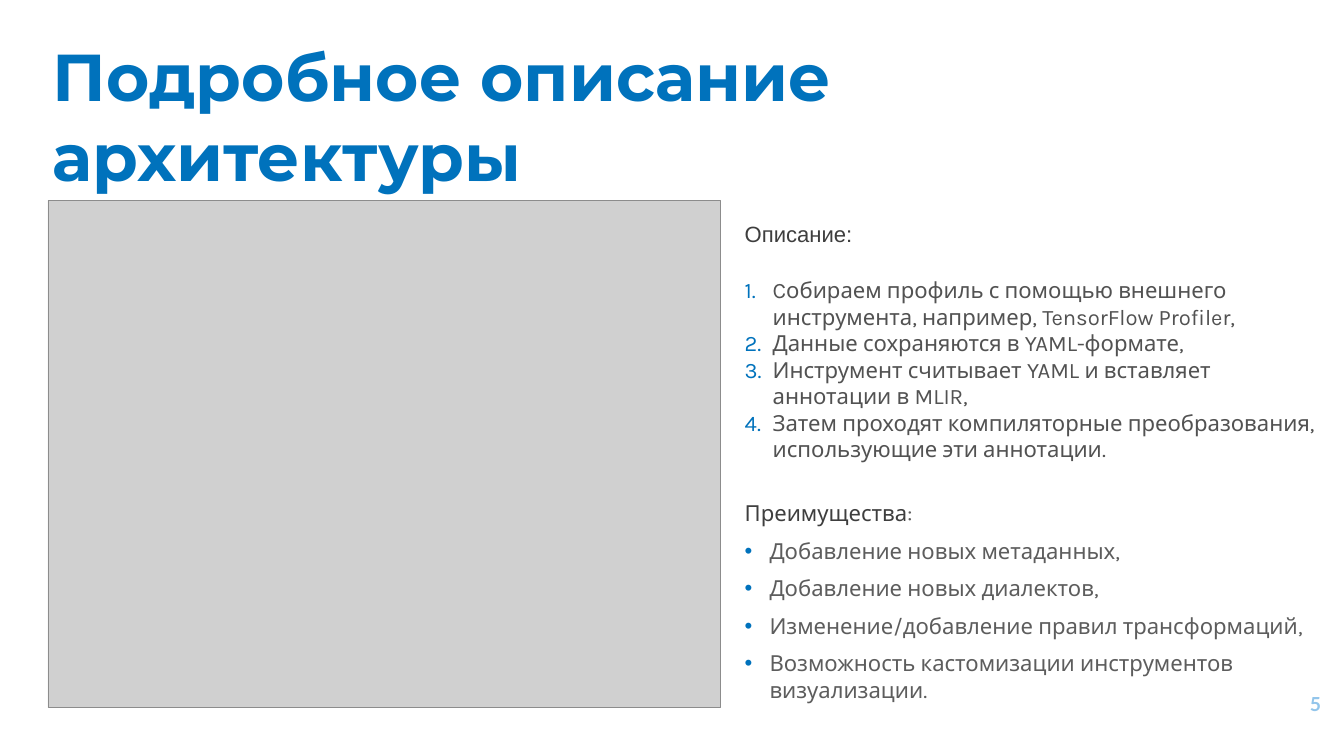
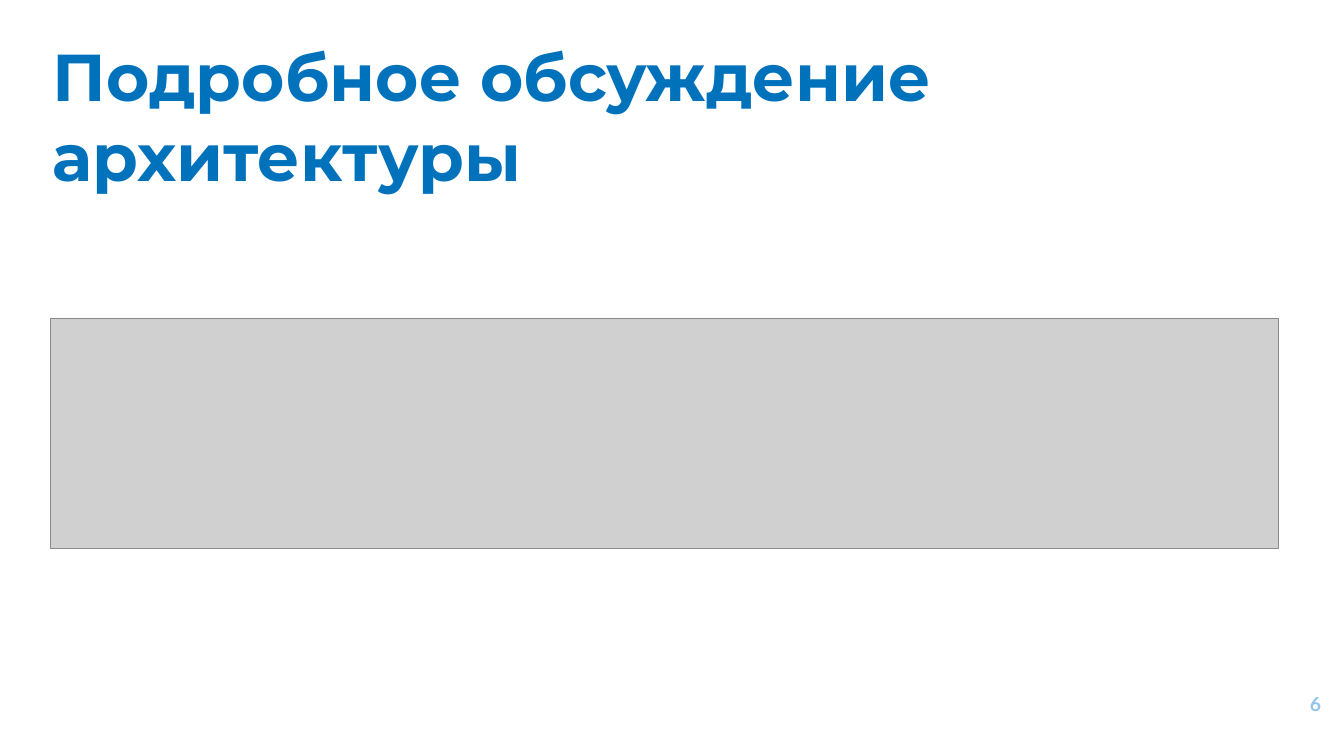
Before and after one commit to alexxRT/mipt-thesis, a slide deck: slide 6 of results/presentation/Presentation.pptx (slide 5 before the commit). Drawn at 1344x745 pixels with LibreOffice and Linux fonts; fonts in the diff are those of the drawing; grey boxes stand for pictures. Boxes give left, top, right and bottom in pixels: in the first picture for what was removed or moved away, otherwise in the second. Text is boxed around its words. In the diff, an @@ line names an element or a change of style, - is before the commit and + after.

Commit message:
update: text and presentation changes

```diff
--- a/results/presentation/Presentation.pptx
+++ b/results/presentation/Presentation.pptx
@@ title at (53,50,930,195): text changed @@
-Подробное описание архитектуры
+Подробное обсуждение архитектуры
@@ picture removed at (48,201,721,708) @@
@@ text removed at (745,226,1310,704) @@
-Описание:
-1. Cобираем профиль с помощью внешнего инструмента, например, TensorFlow Profiler,
-2. Данные сохраняются в YAML-формате,
-3. Инструмент считывает YAML и вставляет аннотации в MLIR,
-4. Затем проходят компиляторные преобразования, использующие эти аннотации.
-Преимущества:
-• Добавление новых метаданных,
-• Добавление новых диалектов,
-• Изменение/добавление правил трансформаций,
-• Возможность кастомизации инструментов визуализации.
@@ picture added at (51,318,1279,548) @@
@@ page number at (1310,697,1321,711): text changed @@
-5
+6
```
Also in this commit, not shown: 4 other slides changed, 2 slides added, 1 slide removed, 13 other files.
